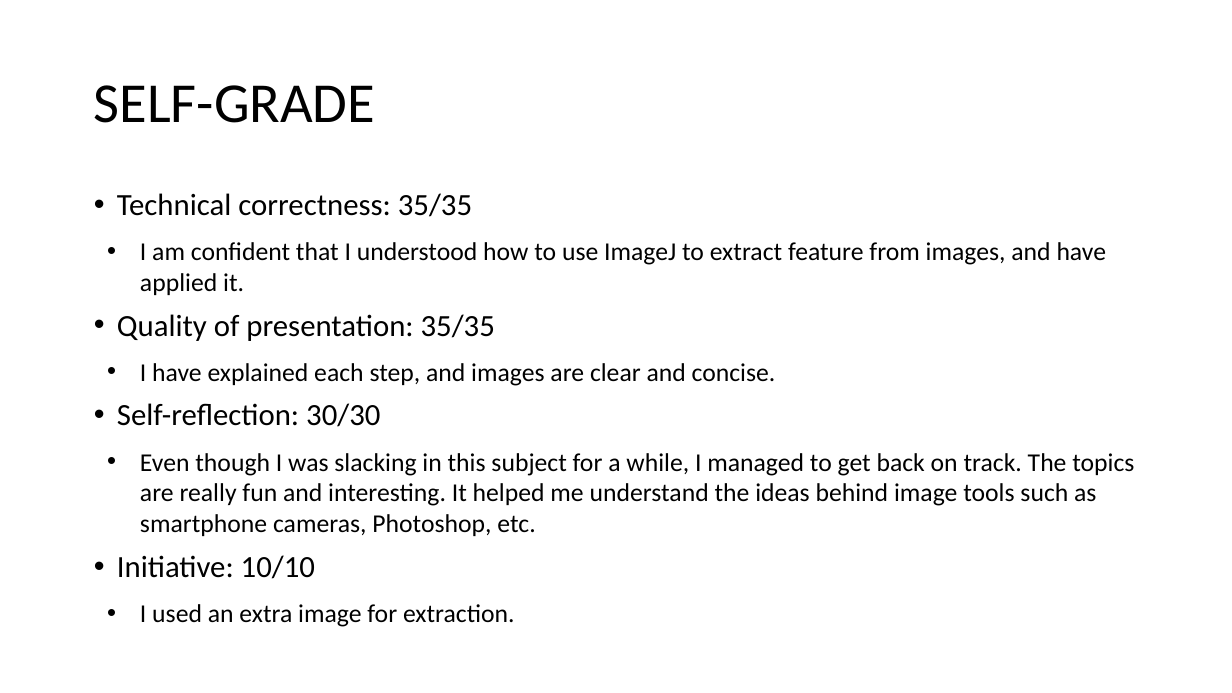
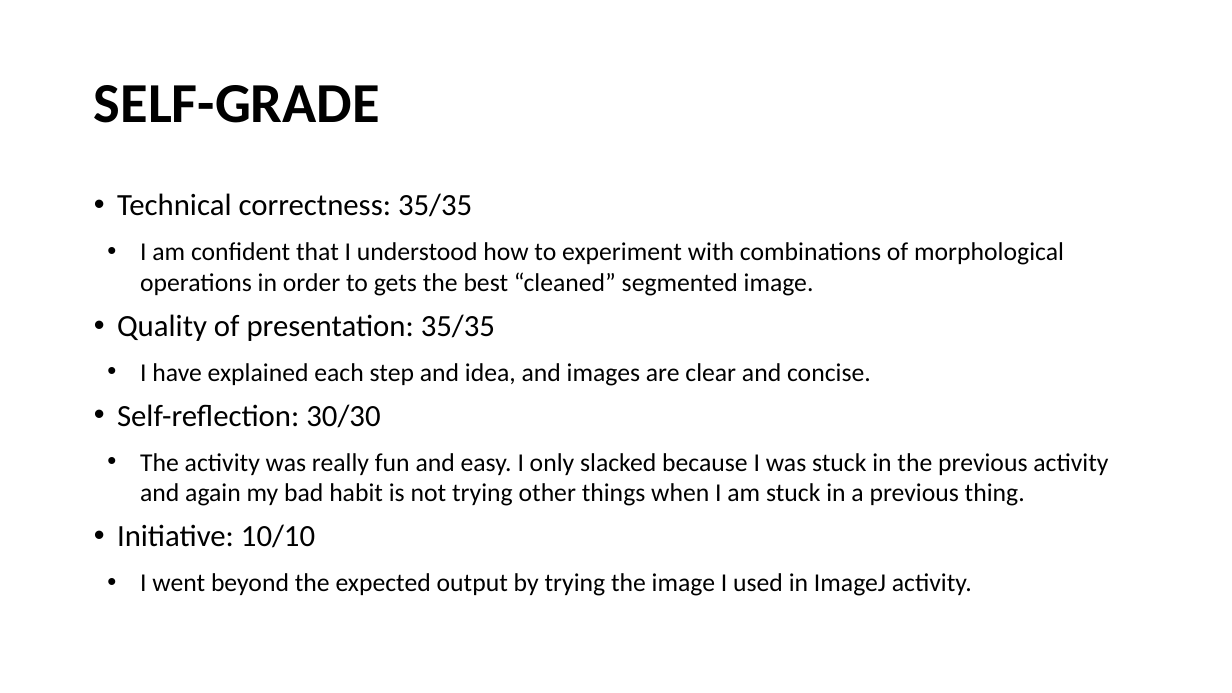
Before and after one commit to genvert/AP_157_FX-2_Vertudez, a slide deck: slide 5 of Activity 07/Vertudez_Activity_7_Report.pptx (slide 7 before the commit). Drawn at 1232x693 pixels with LibreOffice and Linux fonts; fonts in the diff are those of the drawing. Boxes give left, top, right and bottom in pixels: in the first picture for what was removed or moved away, otherwise in the second. Text is boxed around its words. In the diff, an @@ line names an element or a change of style, - is before the commit and + after.

Commit message:
ppts

```diff
--- a/Activity 07/Vertudez_Activity_7_Report.pptx
+++ b/Activity 07/Vertudez_Activity_7_Report.pptx
@@ title "SELF-GRADE" at (94, 85, 380, 123): bold on @@
@@ text at (140, 242, 1064, 296): text changed @@
-  • I am confident that I understood how to use ImageJ to extract feature from images, and have applied it.
+  • I am confident that I understood how to experiment with combinations of morphological operations in order to gets the best “cleaned” segmented image.
@@ text at (140, 363, 871, 386): text changed @@
-  • I have explained each step, and images are clear and concise.
+  • I have explained each step and idea, and images are clear and concise.
@@ text at (140, 453, 1108, 506): text changed @@
-  • Even though I was slacking in this subject for a while, I managed to get back on track. The topics are really fun and interesting. It helped me understand the ideas behind image tools such as smartphone cameras, Photoshop, etc.
+  • The activity was really fun and easy. I only slacked because I was stuck in the previous activity and again my bad habit is not trying other things when I am stuck in a previous thing.
@@ text at (140, 573, 972, 596): text changed @@
-  • I used an extra image for extraction.
+  • I went beyond the expected output by trying the image I used in ImageJ activity.
```
Also in this commit, not shown: 3 other slides changed, 2 slides added, 3 slides removed, 9 other files.
